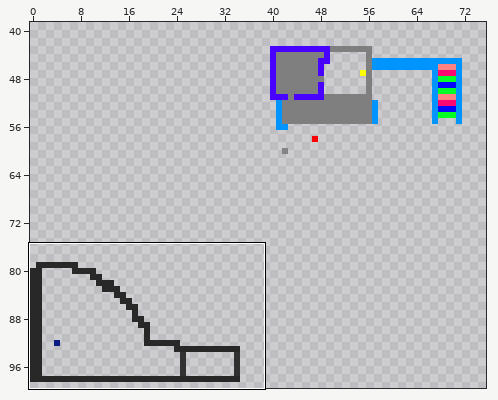
Sprite sheet: res/world.png. The first picture is a wide view before the edit; the outline marks the close-up.
Close-up. Before the edit:
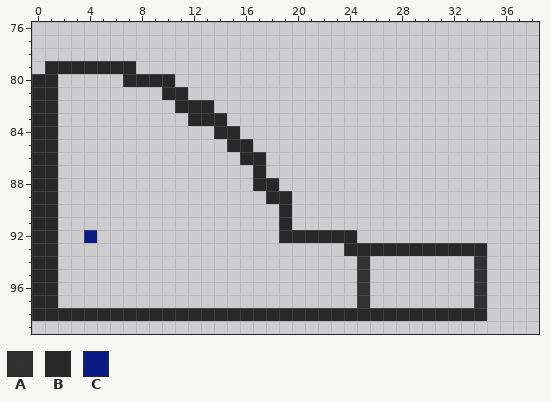
The file is 100x100 pixels. Colours within 5 levels of each other are drawn and written as one. Shown: x 0..38, y 76..99. The wide view leaves out empty margins. The commit also changed other parts of the picture, which this record leaves out.
Palette (. is transparent): A #282828ef  B #282828  C #00137ff1
Pixels before, first column x 0:
79 .BBBBBBB...........................
80 BB.....BBBB........................
81 BB........BB.......................
82 BB.........BBB.....................
83 BB..........BBB....................
84 BB............BB...................
85 BB.............BB..................
86 BB..............BB.................
87 BB...............B.................
88 BB...............BB................
89 BB................BB...............
90 BB.................B...............
91 BB.................B...............
92 BB..C..............BBBBBB..........
93 BB......................BBBBBBBBBBB
94 BB.......................A........A
95 BB.......................A........A
96 BB.......................A........A
97 BB.......................A........A
98 BBBBBBBBBBBBBBBBBBBBBBBBBBBBBBBBBBB
Once edited:
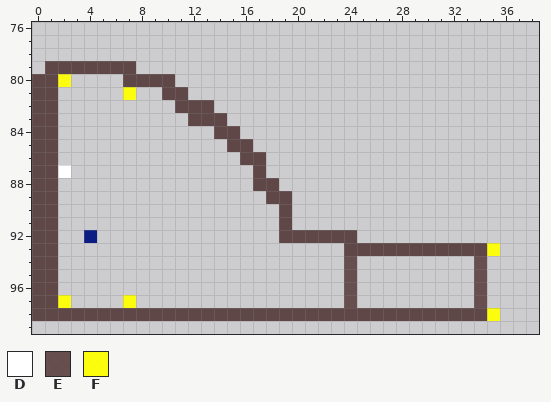
Colours new in this view: D #ffffff  E #604747ef  F #ffff00ee
From old to new:
colour B: #282828 -> #604747
y 80: x 2 . -> F
y 81: x 7 . -> F
y 87: x 2 . -> D
y 93: x 35 . -> F
y 94..96: x 24..25 .A -> E.; x 34 A -> E
y 97: x 2 . -> F; x 7 . -> F; x 24..25 .A -> E.; x 34 A -> E
y 98: x 35 . -> F
